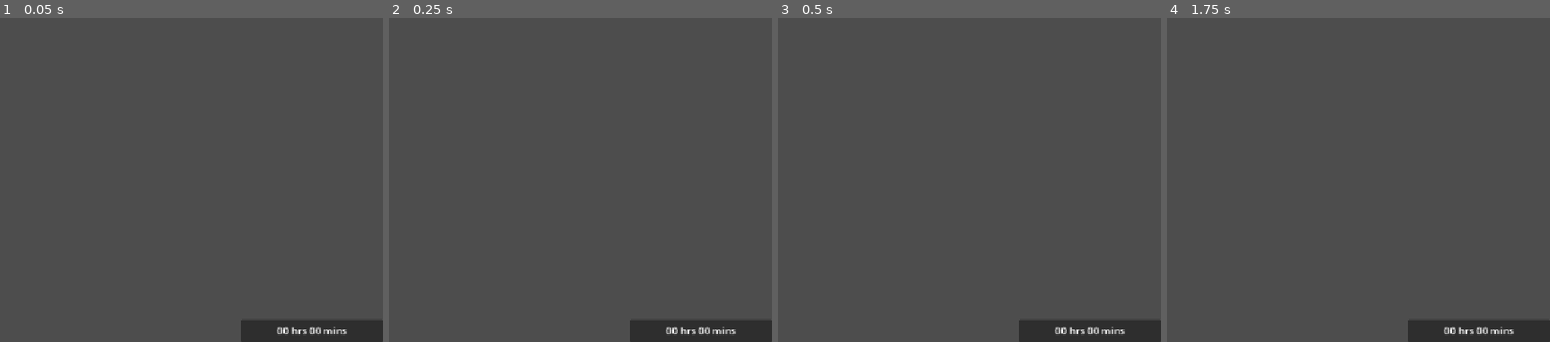
Above: before the commit, frames 1-4 (left to right).
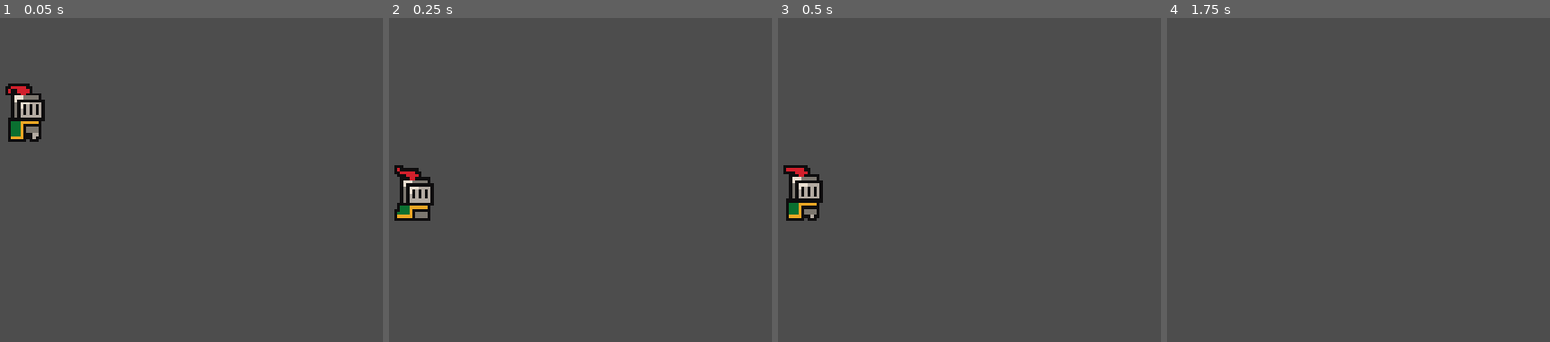
Above: after the commit, the same moments.

Repository: pjax09/terra-project
Game: Godot game, scene res://game.tscn
Same seed, same stepped clock (60 frames per second), same inputs: the game is played once before the commit and once after it. Before the commit the project starts from res://addons/godot_super-wakatime/counter.tscn.
Inputs (mouse positions are in pixels of both pictures, inside the frame that each line leads up to):
- Up to frame 1 (0.05 s): no input
- Up to frame 2 (0.25 s): no input
- Up to frame 3 (0.5 s): no input
- Up to frame 4 (1.75 s): tap Enter at 0.5 s; move the mouse to (1347, 118) at 0.52 s; hold Right from 0.53 s (still down); tap Alt at 0.6 s; click (1347, 118) at 0.67 s; tap Up at 0.77, 1.52 s; move the mouse to (outside the picture) at 1.27 s; tap Shift at 1.35 s

The runs differ from the first frame. In frame 1, 3.8% of the frame differs, in the area x 1-100%, y 20-100%; in frame 2, 3.8%; in frame 3, 3.8%; in frame 4, 2.3%.

Commit message:
character
i put physics in the game and used the basic godot code and planing on changing it soon

Diff:
--- a/character/character_move.gd
+++ /dev/null
@@ -1,11 +0,0 @@
-extends Node
-
-
-# Called when the node enters the scene tree for the first time.
-func _ready() -> void:
-	pass # Replace with function body.
-
-
-# Called every frame. 'delta' is the elapsed time since the previous frame.
-func _process(delta: float) -> void:
-	pass
--- /dev/null
+++ b/character_body_2d.tscn
@@ -0,0 +1,84 @@
+[gd_scene format=3 uid="uid://ca88thv0amtcv"]
+
+[ext_resource type="Texture2D" uid="uid://d1a28c4gkymym" path="res://assets/brackeys_platformer_assets/brackeys_platformer_assets/sprites/knight.png" id="1_f50pn"]
+
+[sub_resource type="GDScript" id="GDScript_e2o6t"]
+script/source = "extends CharacterBody2D
+
+
+const SPEED = 150.0
+const JUMP_VELOCITY = -300.0
+
+
+func _physics_process(delta: float) -> void:
+	# Add the gravity.
+	if not is_on_floor():
+		velocity += get_gravity() * delta
+
+	# Handle jump.
+	if Input.is_action_just_pressed(\"ui_accept\") and is_on_floor():
+		velocity.y = JUMP_VELOCITY
+
+	# Get the input direction and handle the movement/deceleration.
+	# As good practice, you should replace UI actions with custom gameplay actions.
+	var direction := Input.get_axis(\"ui_left\", \"ui_right\")
+	if direction:
+		velocity.x = direction * SPEED
+	else:
+		velocity.x = move_toward(velocity.x, 0, SPEED)
+
+	move_and_slide()
+"
+
+[sub_resource type="AtlasTexture" id="AtlasTexture_ij6vw"]
+atlas = ExtResource("1_f50pn")
+region = Rect2(0, 0, 32, 32)
+
+[sub_resource type="AtlasTexture" id="AtlasTexture_ghijl"]
+atlas = ExtResource("1_f50pn")
+region = Rect2(32, 0, 32, 32)
+
+[sub_resource type="AtlasTexture" id="AtlasTexture_44cfe"]
+atlas = ExtResource("1_f50pn")
+region = Rect2(64, 0, 32, 32)
+
+[sub_resource type="AtlasTexture" id="AtlasTexture_dd465"]
+atlas = ExtResource("1_f50pn")
+region = Rect2(96, 0, 32, 32)
+
+[sub_resource type="SpriteFrames" id="SpriteFrames_g4v7s"]
+animations = [{
+"frames": [{
+"duration": 1.0,
+"texture": SubResource("AtlasTexture_ij6vw")
+}, {
+"duration": 1.0,
+"texture": SubResource("AtlasTexture_ghijl")
+}, {
+"duration": 1.0,
+"texture": SubResource("AtlasTexture_44cfe")
+}, {
+"duration": 1.0,
+"texture": SubResource("AtlasTexture_dd465")
+}],
+"loop": 1,
+"name": &"player idle",
+"speed": 5.0
+}]
+
+[sub_resource type="RectangleShape2D" id="RectangleShape2D_yf5fn"]
+size = Vector2(9, 15)
+
+[node name="CharacterBody2D" type="CharacterBody2D" unique_id=362077233]
+script = SubResource("GDScript_e2o6t")
+
+[node name="AnimatedSprite2D" type="AnimatedSprite2D" parent="." unique_id=608477441]
+position = Vector2(-1, -27)
+sprite_frames = SubResource("SpriteFrames_g4v7s")
+animation = &"player idle"
+autoplay = "player idle"
+speed_scale = 2.0
+
+[node name="CollisionShape2D" type="CollisionShape2D" parent="." unique_id=1994176018]
+position = Vector2(-1.5, -22.5)
+shape = SubResource("RectangleShape2D_yf5fn")
--- /dev/null
+++ b/floor.tscn
@@ -0,0 +1,9 @@
+[gd_scene format=3 uid="uid://usrs1361ehoi"]
+
+[sub_resource type="WorldBoundaryShape2D" id="WorldBoundaryShape2D_g4v7s"]
+distance = -57.0
+
+[node name="floor" type="Node2D" unique_id=1783040030]
+
+[node name="CollisionShape2D" type="CollisionShape2D" parent="." unique_id=1685931590]
+shape = SubResource("WorldBoundaryShape2D_g4v7s")
--- /dev/null
+++ b/game.tscn
@@ -0,0 +1,20 @@
+[gd_scene format=3 uid="uid://dqp4gt5qvwxi3"]
+
+[ext_resource type="PackedScene" uid="uid://ca88thv0amtcv" path="res://character_body_2d.tscn" id="1_e2o6t"]
+
+[sub_resource type="WorldBoundaryShape2D" id="WorldBoundaryShape2D_g4v7s"]
+distance = -3.0
+
+[node name="game" type="Node2D" unique_id=1256300799]
+
+[node name="CharacterBody2D" parent="." unique_id=362077233 instance=ExtResource("1_e2o6t")]
+position = Vector2(2, 15)
+
+[node name="Camera2D" type="Camera2D" parent="." unique_id=580776417]
+zoom = Vector2(5, 5)
+
+[node name="StaticBody2D" type="StaticBody2D" parent="." unique_id=459939159]
+position = Vector2(0, 23)
+
+[node name="CollisionShape2D" type="CollisionShape2D" parent="StaticBody2D" unique_id=1196632644]
+shape = SubResource("WorldBoundaryShape2D_g4v7s")
--- a/node_2d.tscn
+++ /dev/null
@@ -1,3 +0,0 @@
-[gd_scene format=3 uid="uid://4pqund3nukl7"]
-
-[node name="Node2D" type="Node2D" unique_id=434312490]
--- a/project.godot
+++ b/project.godot
@@ -10,8 +10,8 @@
 
 [application]
 
-config/name="New Game Project"
-run/main_scene="uid://c4t47uj61wtu5"
+config/name="terra project"
+run/main_scene="uid://dqp4gt5qvwxi3"
 config/features=PackedStringArray("4.7", "GL Compatibility")
 config/icon="res://random/icon.svg"
 
@@ -30,6 +30,7 @@
 
 [rendering]
 
+textures/canvas_textures/default_texture_filter=0
 rendering_device/driver.windows="d3d12"
 renderer/rendering_method="gl_compatibility"
 renderer/rendering_method.mobile="gl_compatibility"
Not shown, added: assets/brackeys_platformer_assets/brackeys_platformer_assets/LICENSE & CREDITS.txt
Binary file added: assets/brackeys_platformer_assets/brackeys_platformer_assets/fonts/PixelOperator8-Bold.ttf
Not shown, added: assets/brackeys_platformer_assets/brackeys_platformer_assets/fonts/PixelOperator8-Bold.ttf.import
Binary file added: assets/brackeys_platformer_assets/brackeys_platformer_assets/fonts/PixelOperator8.ttf
Not shown, added: assets/brackeys_platformer_assets/brackeys_platformer_assets/fonts/PixelOperator8.ttf.import
Not shown, added: assets/brackeys_platformer_assets/brackeys_platformer_assets/music/time_for_adventure.mp3.import
Not shown, added: assets/brackeys_platformer_assets/brackeys_platformer_assets/sounds/coin.wav.import
Not shown, added: assets/brackeys_platformer_assets/brackeys_platformer_assets/sounds/explosion.wav.import
Not shown, added: assets/brackeys_platformer_assets/brackeys_platformer_assets/sounds/hurt.wav.import
Not shown, added: assets/brackeys_platformer_assets/brackeys_platformer_assets/sounds/jump.wav.import
Not shown, added: assets/brackeys_platformer_assets/brackeys_platformer_assets/sounds/power_up.wav.import
Not shown, added: assets/brackeys_platformer_assets/brackeys_platformer_assets/sounds/tap.wav.import
(and 22 more such lines)
